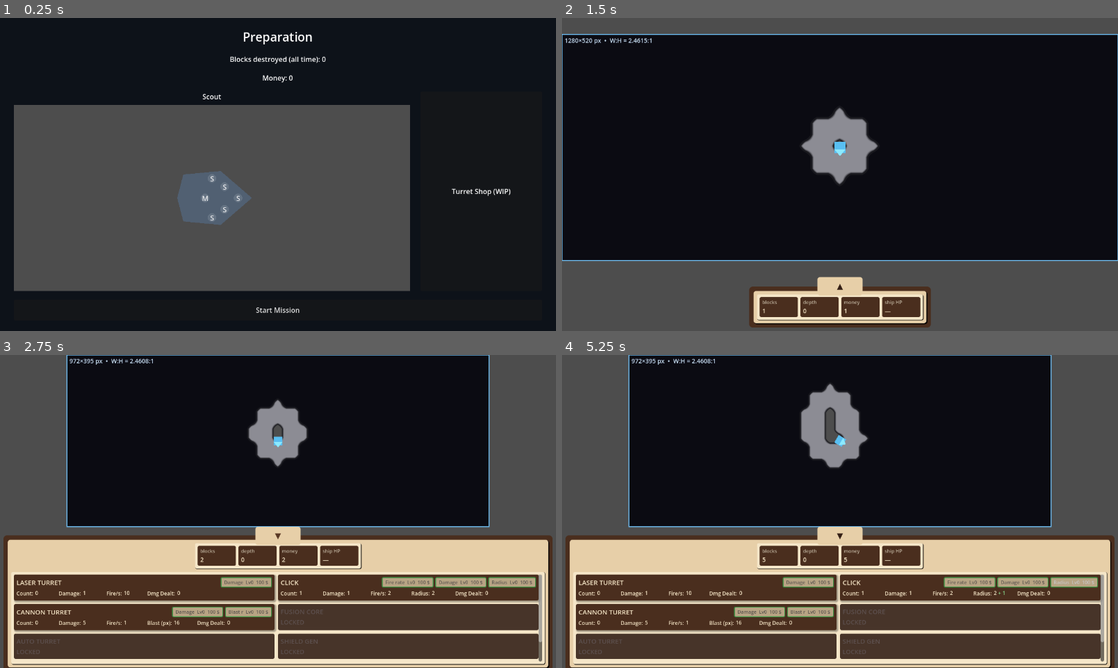
Above: before the commit, frames 1-4 (two rows, left to right).
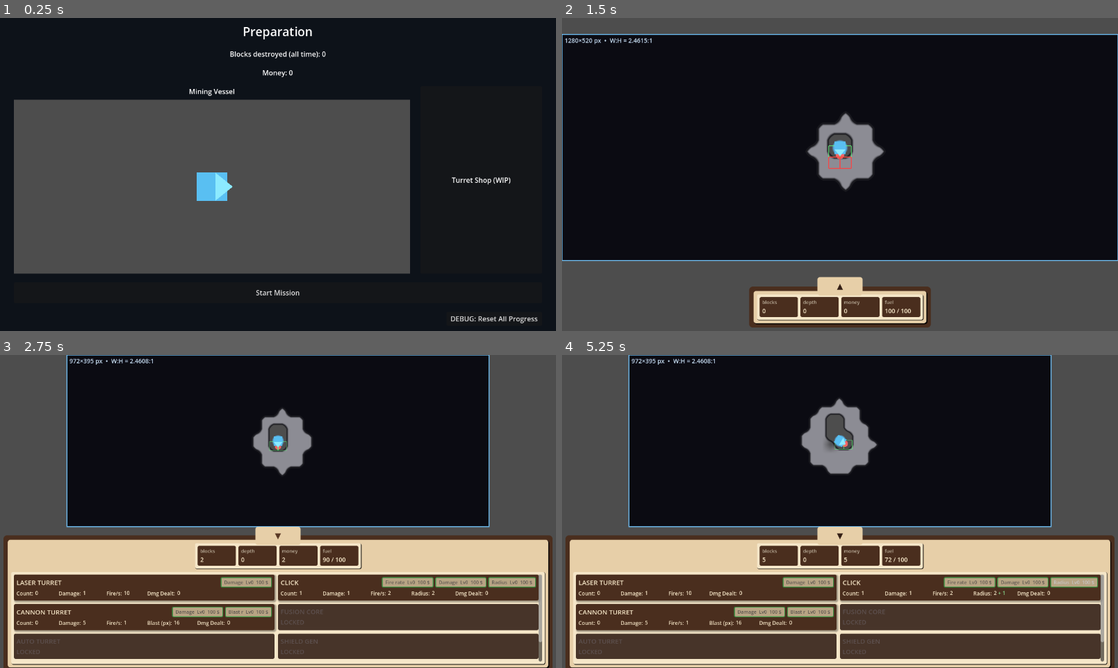
Above: after the commit, the same moments.

Repository: caboyd/blast_game
Game: Godot game, scene res://scenes/prep/Prep.tscn
Two runs of this game, one before a commit and one after it. Both use one fixed random seed, a clock stepped at 60 frames per second and the inputs below.
Inputs (mouse positions are in pixels of both pictures, inside the frame that each line leads up to):
- Up to frame 1 (0.25 s): no input
- Up to frame 2 (1.5 s): click (1056, 318) at 0.5 s, where only the run after the commit has a clickable "DEBUG: Reset All Progress"; click (840, 293) at 1.25 s, where only the run after the commit has a clickable "Start Mission"
- Up to frame 3 (2.75 s): click "▲" at 2 s
- Up to frame 4 (5.25 s): click "Damage Lv0 100 $" at 2.75 s; click "Fire rate Lv0 100 $" at 3.5 s; click "Damage Lv0 100 $" at 4.25 s; click "Radius Lv0 100 $" at 5 s

The runs differ from the first frame. In frame 1, 8.4% of the frame differs, in the area x 2-97%, y 2-98%; in frame 2, 1.2%; in frame 3, 1.1%; in frame 4, 1.5%.

Commit message:
Enhance mining mechanics and debug features
- Replaced ScoutShip with MiningVessel in the Prep scene, updating associated labels and instances.
- Introduced a debug button in the Prep scene to reset all progress, connecting it to GameSession for functionality.
- Updated MiningVessel scene with new drill and hull collider structures, improving mining interactions.
- Enhanced MiningGrid with new methods for clearing and damaging cells within a specified radius.
- Refactored BottomHUD to display fuel instead of ship HP, ensuring accurate gameplay statistics.

Diff:
--- a/scenes/prep/Prep.tscn
+++ b/scenes/prep/Prep.tscn
@@ -1,7 +1,7 @@
 [gd_scene load_steps=2 format=3 uid="uid://e7prep0scene01a"]
 
 [ext_resource type="Script" uid="uid://dy8m3p7vxk01q" path="res://scripts/prep/Prep.gd" id="1"]
-[ext_resource type="PackedScene" uid="uid://bbp2jdvwthab5" path="res://scenes/ships/ScoutShip.tscn" id="2"]
+[ext_resource type="PackedScene" uid="uid://c3ujct1udqxw7" path="res://scenes/ships/MiningVessel.tscn" id="2"]
 
 [node name="Prep" type="Control"]
 layout_mode = 3
@@ -66,9 +66,9 @@
 size_flags_horizontal = 3
 theme_override_constants/separation = 8
 
-[node name="ScoutLabel" type="Label" parent="Margin/RootVBox/Row/PreviewCol"]
+[node name="ShipLabel" type="Label" parent="Margin/RootVBox/Row/PreviewCol"]
 layout_mode = 2
-text = "Scout"
+text = "Mining Vessel"
 horizontal_alignment = 1
 
 [node name="SubViewportContainer" type="SubViewportContainer" parent="Margin/RootVBox/Row/PreviewCol"]
@@ -89,8 +89,9 @@
 [node name="World" type="Node2D" parent="Margin/RootVBox/Row/PreviewCol/SubViewportContainer/SubViewport"]
 position = Vector2(0, 0)
 
-[node name="ScoutShip" parent="Margin/RootVBox/Row/PreviewCol/SubViewportContainer/SubViewport/World" instance=ExtResource("2")]
+[node name="MiningVessel" parent="Margin/RootVBox/Row/PreviewCol/SubViewportContainer/SubViewport/World" instance=ExtResource("2")]
 position = Vector2(240, 200)
+scale = Vector2(8, 8)
 
 [node name="ShopPanel" type="Panel" parent="Margin/RootVBox/Row"]
 custom_minimum_size = Vector2(280, 0)
@@ -117,3 +118,12 @@
 custom_minimum_size = Vector2(0, 48)
 layout_mode = 2
 text = "Start Mission"
+
+[node name="DebugRow" type="HBoxContainer" parent="Margin/RootVBox"]
+layout_mode = 2
+alignment = 2
+
+[node name="DebugResetProgress" type="Button" parent="Margin/RootVBox/DebugRow"]
+custom_minimum_size = Vector2(220, 32)
+layout_mode = 2
+text = "DEBUG: Reset All Progress"
--- a/scenes/ships/MiningVessel.tscn
+++ b/scenes/ships/MiningVessel.tscn
@@ -2,17 +2,30 @@
 
 [ext_resource type="Script" uid="uid://fcy3wcutxd20" path="res://scripts/ships/MiningVessel.gd" id="1"]
 
+[sub_resource type="CircleShape2D" id="CircleShape2D_yiq1f"]
+radius = 3.0000005
+
+[sub_resource type="CircleShape2D" id="CircleShape2D_iwkxr"]
+radius = 3.636364
+
 [node name="MiningVessel" type="Node2D" unique_id=665882411]
 script = ExtResource("1")
 
-[node name="Arrow" type="Polygon2D" parent="." unique_id=712383373]
+[node name="Drill" type="Polygon2D" parent="." unique_id=712383373]
 z_index = 1
 position = Vector2(0.99999994, 2.646978e-23)
 scale = Vector2(0.99999994, 0.99999994)
 color = Color(0.55, 0.92, 1, 1)
-polygon = PackedVector2Array(5.9604645e-08, 4, 5.9604645e-08, -4, 5, -2.646978e-23)
+polygon = PackedVector2Array(5.9604645e-08, 4, 5.9604645e-08, -4, 5, 0)
 
-[node name="Body" type="Polygon2D" parent="." unique_id=450403457]
+[node name="DrillCollider" type="CollisionShape2D" parent="Drill" unique_id=1708540161]
+position = Vector2(4, -2.646978e-23)
+shape = SubResource("CircleShape2D_yiq1f")
+
+[node name="Hull" type="Polygon2D" parent="." unique_id=450403457]
 scale = Vector2(1.0999999, 1.020408)
 color = Color(0.35, 0.75, 0.95, 1)
-polygon = PackedVector2Array(-3.636364, -3.9200006, 3.636364, -3.9200006, 3.636364, 3.9200006, -3.636364, 3.9200006)
+polygon = PackedVector2Array(-4, -4, 4, -4, 4, 4, -4, 4)
+
+[node name="HullCollider" type="CollisionShape2D" parent="Hull" unique_id=9381616]
+shape = SubResource("CircleShape2D_iwkxr")
--- a/scripts/planets/Planet1.gd
+++ b/scripts/planets/Planet1.gd
@@ -26,6 +26,7 @@
 		_mining_grid.stage_id = planet_id
 	if _vessel and _mining_grid:
 		_vessel.grid = _mining_grid
+		_vessel.carve_hull_terrain_on_spawn()
 	if _vessel and not _vessel.out_of_fuel.is_connected(_on_vessel_out_of_fuel):
 		_vessel.out_of_fuel.connect(_on_vessel_out_of_fuel)
 	if _subviewport_container != null and not _subviewport_container.resized.is_connected(_on_subviewport_container_resized):
--- a/scripts/prep/Prep.gd
+++ b/scripts/prep/Prep.gd
@@ -3,13 +3,21 @@
 @onready var _start: Button = $Margin/RootVBox/StartMission
 @onready var _career_label: Label = $Margin/RootVBox/CareerBlocksLabel
 @onready var _money_label: Label = $Margin/RootVBox/MoneyLabel
+@onready var _debug_reset: Button = $Margin/RootVBox/DebugRow/DebugResetProgress
 
 
 func _ready() -> void:
 	if _start:
 		_start.pressed.connect(_on_start_mission_pressed)
+	if _debug_reset:
+		_debug_reset.pressed.connect(_on_debug_reset_pressed)
 	if not GameStatistics.stats_changed.is_connected(_on_stats_changed):
 		GameStatistics.stats_changed.connect(_on_stats_changed)
+	_refresh_career_label()
+
+
+func _on_debug_reset_pressed() -> void:
+	GameSession.reset_all_progress()
 	_refresh_career_label()
 
 
--- a/scripts/ships/MiningVessel.gd
+++ b/scripts/ships/MiningVessel.gd
@@ -1,16 +1,52 @@
 class_name MiningVessel
 extends Node2D
 
-## Local +X is forward (toward the cursor). Author Body/Arrow polygons in the scene; mining uses `global_position` only.
+## Local +X is forward. Hull + drill use `CircleShape2D` on nodes resolved at runtime
+## (`Hull/HullCollider` or `Hull/CollisionShape2D`, `Drill/DrillCollider` or `Drill/CollisionShape2D`).
 
 signal out_of_fuel
+
+var _hull_shape: CollisionShape2D
+var _drill_shape: CollisionShape2D
 
 @export var move_speed_px_s: float = 8.0
 @export var vision_radius_cells: int = 3
-@export var mine_damage_per_tick: int = 9999
+## Mining power: damage applied each tick while colliding with a solid cell. Fractional values accumulate.
+@export var mine_damage_per_tick: float = 1.0
+## Seconds between mining ticks while colliding with a cell.
+@export var mine_interval_s: float = 0.2
+## World-radius of `Hull` circle shape (set in `_ready` from the collider).
+var hull_radius_px: float = 8.0
+## World-radius of `Drill` circle shape (debug draw / keeps export compat if read elsewhere).
+var mine_radius_px: float = 2.0
+## Show a debug overlay (hull, mining point, mined cell outline).
+@export var debug_collision_visual: bool = true
 
 var grid: MiningGrid
 var _fuel_out_emitted: bool = false
+var _mine_accum_time: float = 0.0
+## Fractional damage carried over between mining ticks (shared pool for the whole drill area).
+var _mine_pending_damage: float = 0.0
+
+
+func _ready() -> void:
+	_hull_shape = _find_hull_collider()
+	_drill_shape = _find_drill_collider()
+	if _hull_shape:
+		hull_radius_px = _circle_max_world_radius(_hull_shape, 8.0)
+	else:
+		push_warning("MiningVessel: no hull CollisionShape2D; using hull_radius_px=%s" % hull_radius_px)
+	if _drill_shape:
+		mine_radius_px = _circle_max_world_radius(_drill_shape, 2.0)
+	else:
+		push_warning("MiningVessel: no drill CollisionShape2D; using mine_radius_px=%s" % mine_radius_px)
+
+
+## Same circle as movement (`hull_radius_px` at `global_position`). Call once after `grid` is set (stage start).
+func carve_hull_terrain_on_spawn() -> void:
+	if grid == null:
+		return
+	grid.clear_solid_in_circle_world(global_position, hull_radius_px)
 
 
 func _physics_process(delta: float) -> void:
@@ -20,14 +56,205 @@
 	var dir := mouse - global_position
 	if dir.length_squared() > 0.0001:
 		rotation = dir.angle()
-		global_position += dir.normalized() * move_speed_px_s * delta
-
-	var hp_rm: int = grid.mine_cell_at_world_point(global_position, mine_damage_per_tick)
-	if hp_rm > 0:
-		GameStatistics.consume_fuel(float(hp_rm))
-
-	grid.update_vision(global_position, vision_radius_cells)
+		var step := dir.normalized() * move_speed_px_s * delta
+		_move_with_collision(step)
+
+	_tick_mining(delta)
+
+	grid.update_vision(_front_world(), vision_radius_cells)
 
 	if GameStatistics.fuel <= 0.0 and not _fuel_out_emitted:
 		_fuel_out_emitted = true
 		out_of_fuel.emit()
+
+	if debug_collision_visual:
+		queue_redraw()
+
+
+func _draw() -> void:
+	if not debug_collision_visual or grid == null:
+		return
+	# Local space: +X is forward; drill center from scene collider.
+	var front_local: Vector2 = (
+		to_local(_drill_shape.global_position)
+		if _drill_shape
+		else (Vector2.RIGHT * mine_radius_px)
+	)
+	var color_hull: Color = Color(0.35, 0.75, 1.0, 0.85)
+	var color_point: Color = Color(1.0, 0.4, 0.4, 0.95)
+	var color_cell_solid: Color = Color(1.0, 0.25, 0.25, 0.9)
+	var color_cell_empty: Color = Color(0.4, 1.0, 0.5, 0.7)
+
+	# Hull (movement blocker), centered on the vessel.
+	draw_arc(Vector2.ZERO, hull_radius_px, 0.0, TAU, 48, color_hull, 1.0, true)
+
+	# Mining point — debug disc matches `CircleShape2D` radius in local space.
+	var d_circ: CircleShape2D = _drill_shape.shape as CircleShape2D if _drill_shape else null
+	if d_circ:
+		var drill_edge_w: Vector2 = _drill_shape.global_transform * Vector2(d_circ.radius, 0.0) - _drill_shape.global_position
+		var r_loc: float = (to_local(_drill_shape.global_position + drill_edge_w) - front_local).length()
+		draw_circle(front_local, maxf(r_loc, 0.4), color_point)
+	else:
+		draw_circle(front_local, 1.2, color_point)
+	draw_line(Vector2.ZERO, front_local, color_point, 1.0)
+
+	# Outline each grid cell the drill circle overlaps (world AABB test).
+	var drill_c: Vector2 = _drill_center_world()
+	var r: float = mine_radius_px
+	var cs: float = MiningGrid.CELL_SIZE_PX
+	var cx0: int = int(floor((drill_c.x - r) / cs))
+	var cx1: int = int(floor((drill_c.x + r) / cs))
+	var cy0: int = int(floor((drill_c.y - r) / cs))
+	var cy1: int = int(floor((drill_c.y + r) / cs))
+	for cy in range(cy0, cy1 + 1):
+		for cx in range(cx0, cx1 + 1):
+			if not _circle_overlaps_cell_rect(drill_c, r, cx, cy):
+				continue
+			var ctr := Vector2((float(cx) + 0.5) * cs, (float(cy) + 0.5) * cs)
+			var cell: Vector2i = Vector2i(cx, cy)
+			var tl_world: Vector2 = Vector2(float(cell.x) * cs, float(cell.y) * cs)
+			var tl_local: Vector2 = to_local(tl_world)
+			var x_axis: Vector2 = to_local(tl_world + Vector2(cs, 0.0)) - tl_local
+			var y_axis: Vector2 = to_local(tl_world + Vector2(0.0, cs)) - tl_local
+			var corners: PackedVector2Array = PackedVector2Array([
+				tl_local,
+				tl_local + x_axis,
+				tl_local + x_axis + y_axis,
+				tl_local + y_axis,
+				tl_local,
+			])
+			var solid: bool = grid.is_solid_world(ctr)
+			var occupied_color: Color = color_cell_solid if solid else color_cell_empty
+			for i in range(corners.size() - 1):
+				draw_line(corners[i], corners[i + 1], occupied_color, 0.5)
+
+
+## Max world-space distance from the shape's pivot (covers non-uniform scale on the `CollisionShape2D` chain).
+func _circle_max_world_radius(collision: CollisionShape2D, fallback: float) -> float:
+	var circ := collision.shape as CircleShape2D
+	if circ == null or circ.radius <= 0.0:
+		return fallback
+	var r: float = circ.radius
+	var t: Transform2D = collision.global_transform
+	var ex: float = (t * Vector2(r, 0.0) - t * Vector2.ZERO).length()
+	var ey: float = (t * Vector2(0.0, r) - t * Vector2.ZERO).length()
+	var world_r: float = maxf(ex, ey)
+	if not is_finite(world_r) or world_r <= 0.0:
+		return fallback
+	return world_r
+
+
+## World offset from this node's origin to the drill (mining sample point).
+func _front_offset() -> Vector2:
+	if _drill_shape:
+		return _drill_shape.global_position - global_position
+	return Vector2.RIGHT.rotated(rotation) * mine_radius_px
+
+
+func _find_hull_collider() -> CollisionShape2D:
+	for path: String in ["Hull/HullCollider", "Hull/CollisionShape2D"]:
+		var c := get_node_or_null(path) as CollisionShape2D
+		if c:
+			return c
+	return null
+
+
+func _find_drill_collider() -> CollisionShape2D:
+	for path: String in ["Drill/DrillCollider", "Drill/CollisionShape2D"]:
+		var c := get_node_or_null(path) as CollisionShape2D
+		if c:
+			return c
+	return null
+
+
+## World-space position of the ship's front tip (mining sample only).
+func _front_world() -> Vector2:
+	return global_position + _front_offset()
+
+
+## Drill circle center in world (matches `CollisionShape2D` / `mine_radius_px`).
+func _drill_center_world() -> Vector2:
+	return _front_world()
+
+
+func _circle_overlaps_cell_rect(center: Vector2, radius: float, cell_x: int, cell_y: int) -> bool:
+	var cs: float = MiningGrid.CELL_SIZE_PX
+	var L: float = float(cell_x) * cs
+	var T: float = float(cell_y) * cs
+	var R: float = L + cs
+	var B: float = T + cs
+	var px: float = clampf(center.x, L, R)
+	var py: float = clampf(center.y, T, B)
+	var dx: float = center.x - px
+	var dy: float = center.y - py
+	return dx * dx + dy * dy <= radius * radius
+
+
+## True if the hull circle at `center_world` intersects any solid grid cell.
+func _hull_overlaps_solid(center_world: Vector2) -> bool:
+	var cs: float = MiningGrid.CELL_SIZE_PX
+	var r: float = hull_radius_px
+	var cx0: int = int(floor((center_world.x - r) / cs))
+	var cx1: int = int(floor((center_world.x + r) / cs))
+	var cy0: int = int(floor((center_world.y - r) / cs))
+	var cy1: int = int(floor((center_world.y + r) / cs))
+	for cy in range(cy0, cy1 + 1):
+		for cx in range(cx0, cx1 + 1):
+			if not grid.is_solid_world(Vector2((float(cx) + 0.5) * cs, (float(cy) + 0.5) * cs)):
+				continue
+			if _circle_overlaps_cell_rect(center_world, r, cx, cy):
+				return true
+	return false
+
+
+func _try_move_by(step: Vector2) -> bool:
+	if step == Vector2.ZERO:
+		return true
+	var start: Vector2 = global_position
+	var end: Vector2 = start + step
+	if not _hull_overlaps_solid(end):
+		global_position = end
+		return true
+	var t_low: float = 0.0
+	var t_high: float = 1.0
+	for _i in 16:
+		var t_mid: float = (t_low + t_high) * 0.5
+		if _hull_overlaps_solid(start + step * t_mid):
+			t_high = t_mid
+		else:
+			t_low = t_mid
+	if t_low > 1e-5:
+		global_position = start + step * t_low
+		return true
+	return false
+
+
+## Hull circle at the vessel origin cannot overlap solid cells. Try full step, then axis slides.
+func _move_with_collision(step: Vector2) -> void:
+	if step == Vector2.ZERO:
+		return
+	if _try_move_by(step):
+		return
+	if _try_move_by(Vector2(step.x, 0.0)):
+		return
+	_try_move_by(Vector2(0.0, step.y))
+
+
+func _tick_mining(delta: float) -> void:
+	var drill_c: Vector2 = _drill_center_world()
+	if not grid.has_solid_overlapping_circle_world(drill_c, mine_radius_px):
+		_mine_accum_time = 0.0
+		return
+
+	_mine_accum_time += delta
+	while _mine_accum_time >= mine_interval_s:
+		_mine_accum_time -= mine_interval_s
+		_mine_pending_damage += mine_damage_per_tick
+		var whole: int = int(floor(_mine_pending_damage))
+		if whole <= 0:
+			continue
+		_mine_pending_damage -= float(whole)
+		drill_c = _drill_center_world()
+		var hp_rm: int = grid.mine_solid_in_circle_world(drill_c, mine_radius_px, whole)
+		if hp_rm > 0:
+			GameStatistics.consume_fuel(float(hp_rm))
--- a/scripts/systems/GameSession.gd
+++ b/scripts/systems/GameSession.gd
@@ -124,6 +124,45 @@
 		f.store_buffer(b)
 
 
+## Debug: wipe career save, money, upgrades, derived combat stats, and stage reveal files.
+func reset_all_progress() -> void:
+	career_blocks_destroyed = 0
+	GameStatistics.money = 0
+	GameStatistics.total_blocks_destroyed = 0
+	GameStatistics._blocks_destroyed_run_baseline = 0
+	GameStatistics.furthest_depth_cells = 0
+	GameStatistics.damage_to_blocks_laser_turret = 0
+	GameStatistics.damage_to_blocks_cannon_turret = 0
+	GameStatistics.damage_to_blocks_click = 0
+	GameStatistics.laser_turret_damage = 1
+	GameStatistics.cannon_turret_damage = 5
+	GameStatistics.cannon_explosion_radius_px = 16.0
+	GameStatistics.click_damage = 1
+	GameStatistics.click_radius_cells = 2
+	GameStatistics.click_fire_rate_ms = GameStatistics.CLICK_FIRE_RATE_START_MS
+	GameStatistics.fuel_max = 100.0
+	GameStatistics.fuel = GameStatistics.fuel_max
+	UpgradeBus._levels.clear()
+	_career_write_pending = false
+	_write_career_to_disk()
+	_delete_all_stage_reveal_files()
+	GameStatistics.fuel_changed.emit(GameStatistics.fuel, GameStatistics.fuel_max)
+	GameStatistics.stats_changed.emit()
+
+
+func _delete_all_stage_reveal_files() -> void:
+	var dir := DirAccess.open("user://")
+	if dir == null:
+		return
+	dir.list_dir_begin()
+	var fname := dir.get_next()
+	while fname != "":
+		if not dir.current_is_dir() and fname.begins_with("stage_") and fname.ends_with("_reveal.dat"):
+			DirAccess.remove_absolute("user://" + fname)
+		fname = dir.get_next()
+	dir.list_dir_end()
+
+
 func on_ship_destroyed() -> void:
 	career_blocks_destroyed += GameStatistics.get_blocks_destroyed_this_run()
 	_career_write_pending = false
--- a/scripts/target/MiningGrid.gd
+++ b/scripts/target/MiningGrid.gd
@@ -9,7 +9,7 @@
 const TYPE_GOLD := 2
 const TYPE_COUNT := 3
 
-static var TYPE_MAX_HP: PackedInt32Array = PackedInt32Array([0, 1, 5])
+static var TYPE_MAX_HP: PackedInt32Array = PackedInt32Array([0, 5, 5])
 static var TYPE_MONEY: PackedInt32Array = PackedInt32Array([0, 1, 15])
 static var TYPE_COLOR: PackedColorArray = PackedColorArray([
 	Color(0.0, 0.0, 0.0, 0.0),
@@ -29,6 +29,8 @@
 @export var stage_seed: int = 0
 @export var view_margin_cells: int = 2
 @export var reveal_save_debounce_s: float = 1.0
+## Probability per cell of being gold during chunk generation. Sparse by default.
+@export_range(0.0, 1.0, 0.0001) var gold_density: float = 0.012
 
 var _chunks: Dictionary = {} # Vector2i -> { cells, hp, revealed PackedByteArray }
 
@@ -109,9 +111,15 @@
 	var revealed := PackedByteArray()
 	revealed.resize(n)
 
+	var grey_hp: int = clampi(int(TYPE_MAX_HP[TYPE_GREY]), 0, 255)
+	var gold_hp: int = clampi(int(TYPE_MAX_HP[TYPE_GOLD]), 0, 255)
 	for i in n:
-		cells[i] = TYPE_GREY
-		hp[i] = clampi(int(TYPE_MAX_HP[TYPE_GREY]), 0, 255)
+		if rng.randf() < gold_density:
+			cells[i] = TYPE_GOLD
+			hp[i] = gold_hp
+		else:
+			cells[i] = TYPE_GREY
+			hp[i] = grey_hp
 
 	_chunks[chunk] = {"cells": cells, "hp": hp, "revealed": revealed}
 	_apply_static_overrides_for_chunk(chunk)
@@ -291,6 +299,97 @@
 	return hp_before - nh
 
 
+## Clears solid in every cell whose world AABB touches `center_world` + `radius_world` circle. No money / destroy stats.
+func clear_solid_in_circle_world(center_world: Vector2, radius_world: float) -> void:
+	if radius_world <= 0.0:
+		return
+	var cs: float = CELL_SIZE_PX
+	var r: float = radius_world
+	var cx0: int = int(floor((center_world.x - r) / cs))
+	var cx1: int = int(floor((center_world.x + r) / cs))
+	var cy0: int = int(floor((center_world.y - r) / cs))
+	var cy1: int = int(floor((center_world.y + r) / cs))
+	var any: bool = false
+	for cy in range(cy0, cy1 + 1):
+		for cx in range(cx0, cx1 + 1):
+			if not _circle_overlaps_cell_aabb_world(center_world, r, cx, cy):
+				continue
+			if _set_cell_type_empty_silent(Vector2i(cx, cy)):
+				any = true
+	if any:
+		_visual_dirty = true
+
+
+## True if any solid cell’s world AABB intersects the circle (Chunks are ensured so overlap isn’t missed.)
+func has_solid_overlapping_circle_world(center_world: Vector2, radius_world: float) -> bool:
+	if radius_world <= 0.0:
+		return false
+	var cs: float = CELL_SIZE_PX
+	var r: float = radius_world
+	var cx0: int = int(floor((center_world.x - r) / cs))
+	var cx1: int = int(floor((center_world.x + r) / cs))
+	var cy0: int = int(floor((center_world.y - r) / cs))
+	var cy1: int = int(floor((center_world.y + r) / cs))
+	for cy in range(cy0, cy1 + 1):
+		for cx in range(cx0, cx1 + 1):
+			if not _circle_overlaps_cell_aabb_world(center_world, r, cx, cy):
+				continue
+			var c := Vector2i(cx, cy)
+			_ensure_chunk(_cell_to_chunk_coord(c))
+			if _is_cell_solid(c):
+				return true
+	return false
+
+
+## Applies `damage` to every solid cell whose AABB hits the world circle. Returns total HP removed.
+func mine_solid_in_circle_world(center_world: Vector2, radius_world: float, damage: int) -> int:
+	if damage <= 0 or radius_world <= 0.0:
+		return 0
+	var cs: float = CELL_SIZE_PX
+	var r: float = radius_world
+	var cx0: int = int(floor((center_world.x - r) / cs))
+	var cx1: int = int(floor((center_world.x + r) / cs))
+	var cy0: int = int(floor((center_world.y - r) / cs))
+	var cy1: int = int(floor((center_world.y + r) / cs))
+	var hp_total: int = 0
+	for cy in range(cy0, cy1 + 1):
+		for cx in range(cx0, cx1 + 1):
+			if not _circle_overlaps_cell_aabb_world(center_world, r, cx, cy):
+				continue
+			hp_total += _damage_cell_abs(Vector2i(cx, cy), damage)
+	if hp_total > 0:
+		_visual_dirty = true
+	return hp_total
+
+
+func _circle_overlaps_cell_aabb_world(center: Vector2, radius: float, cell_x: int, cell_y: int) -> bool:
+	var cs: float = CELL_SIZE_PX
+	var L: float = float(cell_x) * cs
+	var T: float = float(cell_y) * cs
+	var R: float = L + cs
+	var B: float = T + cs
+	var px: float = clampf(center.x, L, R)
+	var py: float = clampf(center.y, T, B)
+	var dx: float = center.x - px
+	var dy: float = center.y - py
+	return dx * dx + dy * dy <= radius * radius
+
+
+## Returns true if a cell was solid and got cleared.
+func _set_cell_type_empty_silent(cell: Vector2i) -> bool:
+	var ch := _cell_to_chunk_coord(cell)
+	_ensure_chunk(ch)
+	var data: Dictionary = _chunks[ch]
+	var cells: PackedByteArray = data["cells"]
+	var hparr: PackedByteArray = data["hp"]
+	var idx: int = _cell_to_local_in_chunk(cell, ch)
+	if int(cells[idx]) == TYPE_EMPTY:
+		return false
+	cells[idx] = TYPE_EMPTY
+	hparr[idx] = 0
+	return true
+
+
 func update_vision(center_world: Vector2, radius_cells: int) -> void:
 	var cc := world_pos_to_cell(center_world)
 	var r2: int = radius_cells * radius_cells
--- a/scripts/ui/BottomHUD.gd
+++ b/scripts/ui/BottomHUD.gd
@@ -8,7 +8,7 @@
 	{"id": &"blocks", "name": "blocks"},
 	{"id": &"depth", "name": "depth"},
 	{"id": &"money", "name": "money"},
-	{"id": &"ship_hp", "name": "ship HP"},
+	{"id": &"ship_hp", "name": "fuel"},
 ]
 
 ## Per-source `upgrades` entries map to UpgradeBus.DEFS. Optional `max_level` in DEFS caps levels; omit for infinite.
@@ -111,7 +111,6 @@
 var _stat_items: Dictionary = {}  # StringName -> StatItem (instanced)
 var _handle_wrap_offset_top_base: float = 0.0
 var _handle_wrap_offset_bottom_base: float = 0.0
-var _ship: Ship
 
 
 func _ready() -> void:
@@ -125,11 +124,12 @@
 	_apply_expanded(false)
 	_hud_layout_ready = true
 	GameStatistics.stats_changed.connect(_on_stats_changed)
+	if not GameStatistics.fuel_changed.is_connected(_on_fuel_changed):
+		GameStatistics.fuel_changed.connect(_on_fuel_changed)
 	UpgradeBus.upgrade_purchased.connect(_on_upgrade_purchased)
 	refresh()
 	if not get_viewport().size_changed.is_connected(_on_viewport_size_changed_fit_stats):
 		get_viewport().size_changed.connect(_on_viewport_size_changed_fit_stats)
-	call_deferred("_hook_ship_health")
 
 
 func _on_collapse_handle_pressed() -> void:
@@ -212,14 +212,7 @@
 	return maxi(ceili(reserve), 1)
 
 
-func _hook_ship_health() -> void:
-	_ship = get_tree().get_first_node_in_group(&"player_ship") as Ship
-	if _ship != null and not _ship.health_changed.is_connected(_on_ship_health_changed):
-		_ship.health_changed.connect(_on_ship_health_changed)
-	refresh()
-
-
-func _on_ship_health_changed(_current: int, _max: int) -> void:
+func _on_fuel_changed(_current: float, _max: float) -> void:
 	refresh()
 
 
@@ -424,10 +417,9 @@
 			"money":
 				item.set_value(str(GameStatistics.money))
 			"ship_hp":
-				if _ship != null:
-					item.set_value("%d / %d" % [_ship.health, _ship.max_health])
-				else:
-					item.set_value("—")
+				item.set_value(
+					"%.0f / %.0f" % [GameStatistics.fuel, GameStatistics.fuel_max]
+				)
 			_:
 				item.set_value("—")
 	_refresh_upgrades()
--- a/shaders/destructible_target_marching.gdshader
+++ b/shaders/destructible_target_marching.gdshader
@@ -107,9 +107,18 @@
 		discard;
 	}
 
-	float hp_ratio = best_hp_sum / max(best_w, 1e-5);
+	float hp_ratio = clamp(best_hp_sum / max(best_w, 1e-5), 0.0, 1.0);
+	float damage_taken = 1.0 - hp_ratio;
 	vec4 base = type_colors[best_id];
-	vec3 rgb = base.rgb * mix(0.45, 1.0, clamp(hp_ratio, 0.0, 1.0));
+	vec3 rgb;
+	// Grey (id 1): lower HP = darker; damage also desaturates toward luminance (no red tint).
+	if (best_id == 1) {
+		rgb = base.rgb * mix(0.3, 1.0, hp_ratio);
+		float lum = dot(rgb, vec3(0.2126, 0.7152, 0.0722));
+		rgb = mix(rgb, vec3(lum), damage_taken * 0.72);
+	} else {
+		rgb = base.rgb * mix(0.45, 1.0, hp_ratio);
+	}
 
 	// Outline at contour between differing materials, or along outer boundary.
 	// Inner contour: best vs other-material second.
